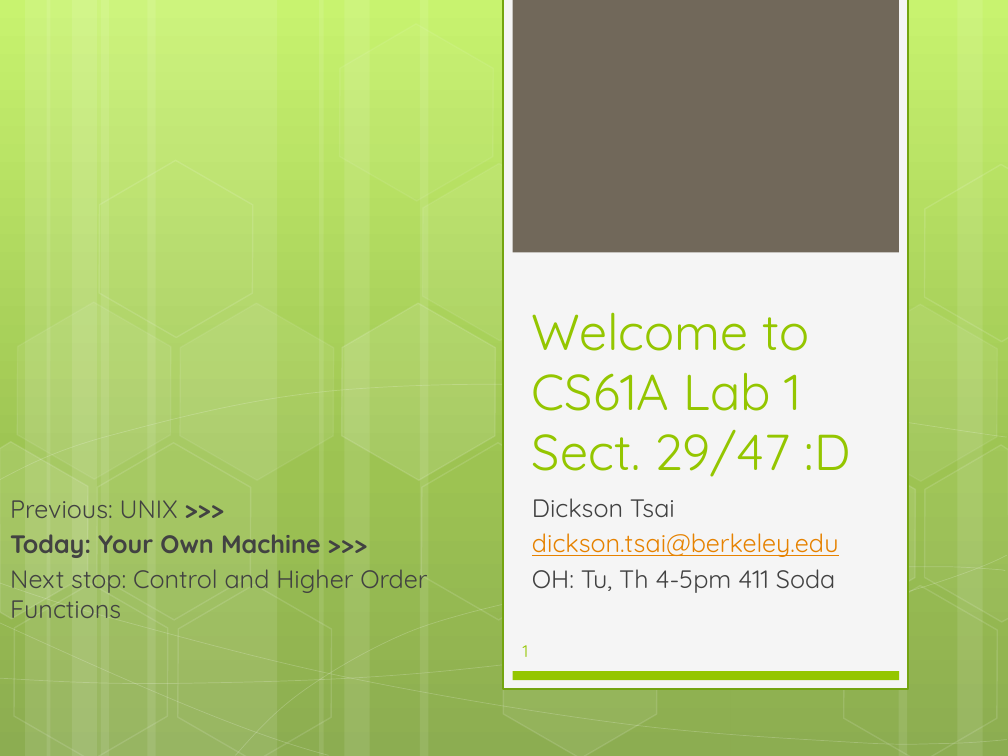
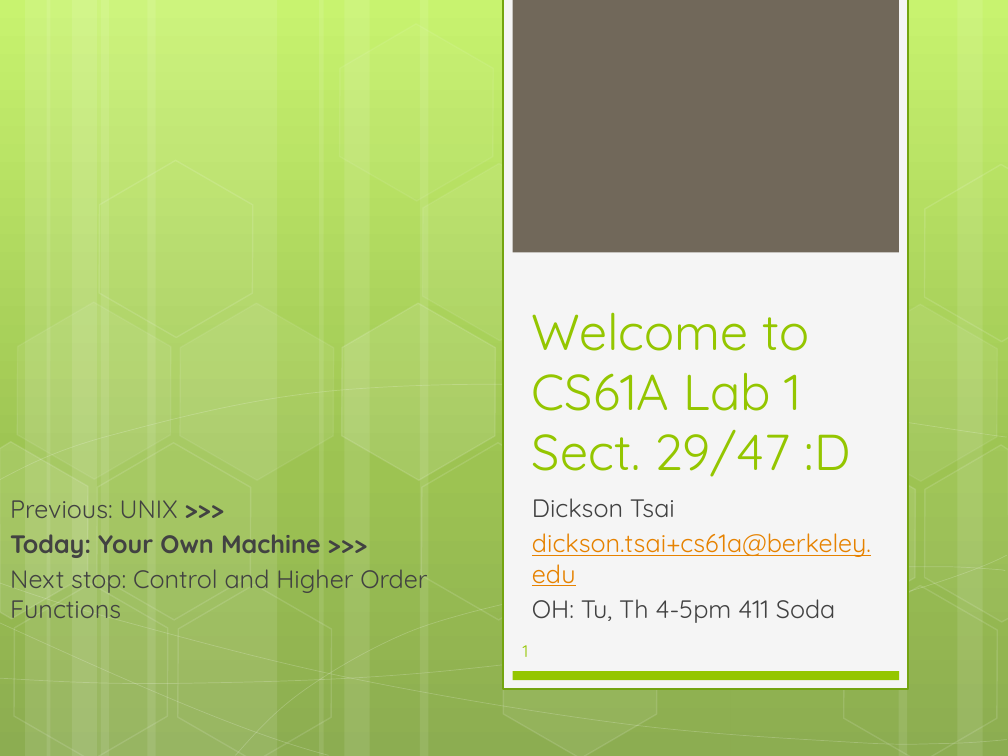
Before and after one commit to dicksontsai/dicksontsai.github.io, a slide deck: slide 1 of cs61a/discussion/lab1.pptx. Drawn at 1008x756 pixels with LibreOffice and Linux fonts; fonts in the diff are those of the drawing. Boxes give left, top, right and bottom in pixels: in the first picture for what was removed or moved away, otherwise in the second. Text is boxed around its words. In the diff, an @@ line names an element or a change of style, - is before the commit and + after.

```diff
--- a/cs61a/discussion/lab1.pptx
+++ b/cs61a/discussion/lab1.pptx
@@ subtitle at bbox=[532, 533, 871, 586]: text changed @@
-dickson.tsai@berkeley.edu
+dickson.tsai+cs61a@berkeley.edu
```
Also in this commit, not shown: 2 other slides changed, 8 other files.
